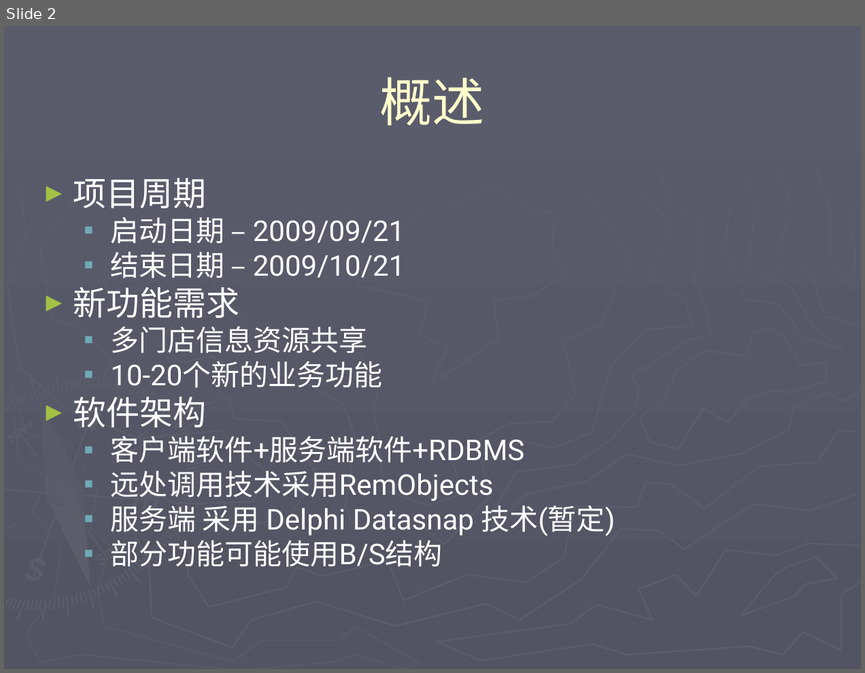
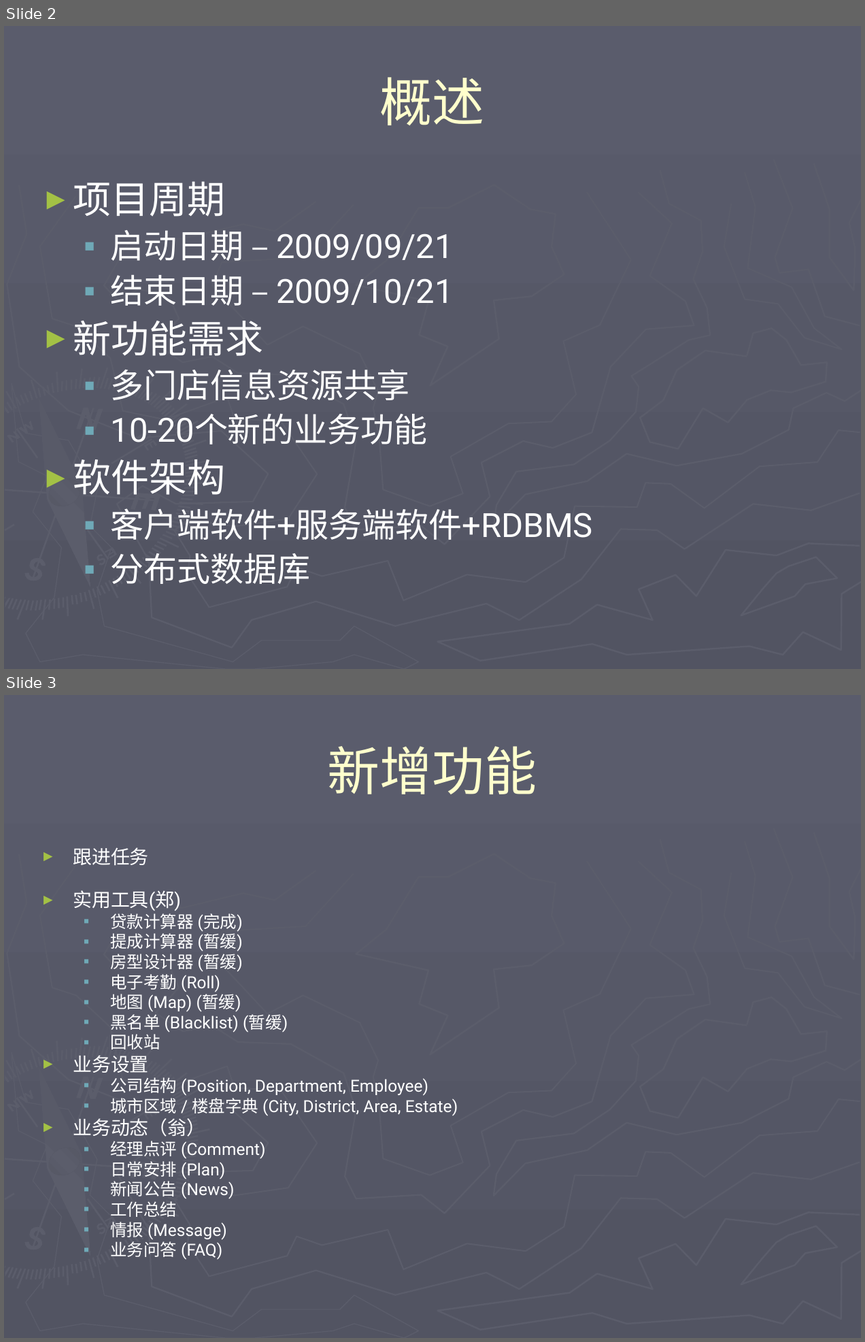
Before and after one commit to honj51/ideacode, a slide deck: doc/房产中介管理/2阶段项目计划.ppt. Shown one above the other, each under a label of ours: slide 2 before the commit, slides 2 and 3 after it. The pictures are 865x673 and 865x1342 pixels, drawn with LibreOffice and Linux fonts; fonts in the diff are those of the drawing. Boxes give left, top, right and bottom in pixels: in the first picture for what was removed or moved away, otherwise in the second. Text is boxed around its words. In the diff, an @@ line names an element or a change of style, - is before the commit and + after.

```diff
--- a/doc/房产中介管理/2阶段项目计划.ppt
+++ b/doc/房产中介管理/2阶段项目计划.ppt
@@ slide 3 added at [4, 695, 861, 1338], background gradient #5A5C6C to #525462; not listed: 148 template elements that a slide beside it also shows @@
@@ title added at [328, 746, 537, 794], 44 pt, text #FFFFCC @@
+新增功能
@@ text added at [73, 847, 458, 1259], 14 pt, text #FFFFFF @@
+► 跟进任务
+► 实用工具(郑)
+  ▪ 贷款计算器 (完成)
+  ▪ 提成计算器 (暂缓)
+  ▪ 房型设计器 (暂缓)
+  ▪ 电子考勤 (Roll)
+  ▪ 地图 (Map) (暂缓)
+  ▪ 黑名单 (Blacklist) (暂缓)
+  ▪ 回收站
+► 业务设置
+  ▪ 公司结构 (Position, Department, Employee)
+  ▪ 城市区域 / 楼盘字典 (City, District, Area, Estate)
+► 业务动态（翁）
+  ▪ 经理点评 (Comment)
+  ▪ 日常安排 (Plan)
+  ▪ 新闻公告 (News)
+  ▪ 工作总结
+  ▪ 情报 (Message)
+  ▪ 业务问答 (FAQ)
@@ slide 2 changed as well @@
@@ text at [73, 181, 593, 539]: size 28 to 32 pt in "项目周期", "新功能需求", "软件架构"; size 24 to 28 pt in "启动日期 – 2009/09/21", "结束日期 – 2009/10/21", "多门店信息资源共享", "10-20个新的业务功能" and 1 more places; line spacing 0.8 to 0.9; more space between paragraphs @@
@@ text at [111, 553, 311, 584]: text changed; size 24 to 28 pt @@
-  ▪ 远处调用技术采用RemObjects
-  ▪ 服务端 采用 Delphi Datasnap 技术(暂定)
-  ▪ 部分功能可能使用B/S结构
+  ▪ 分布式数据库
```
Also in this commit, not shown: 2 other slides changed, 3 other files.
